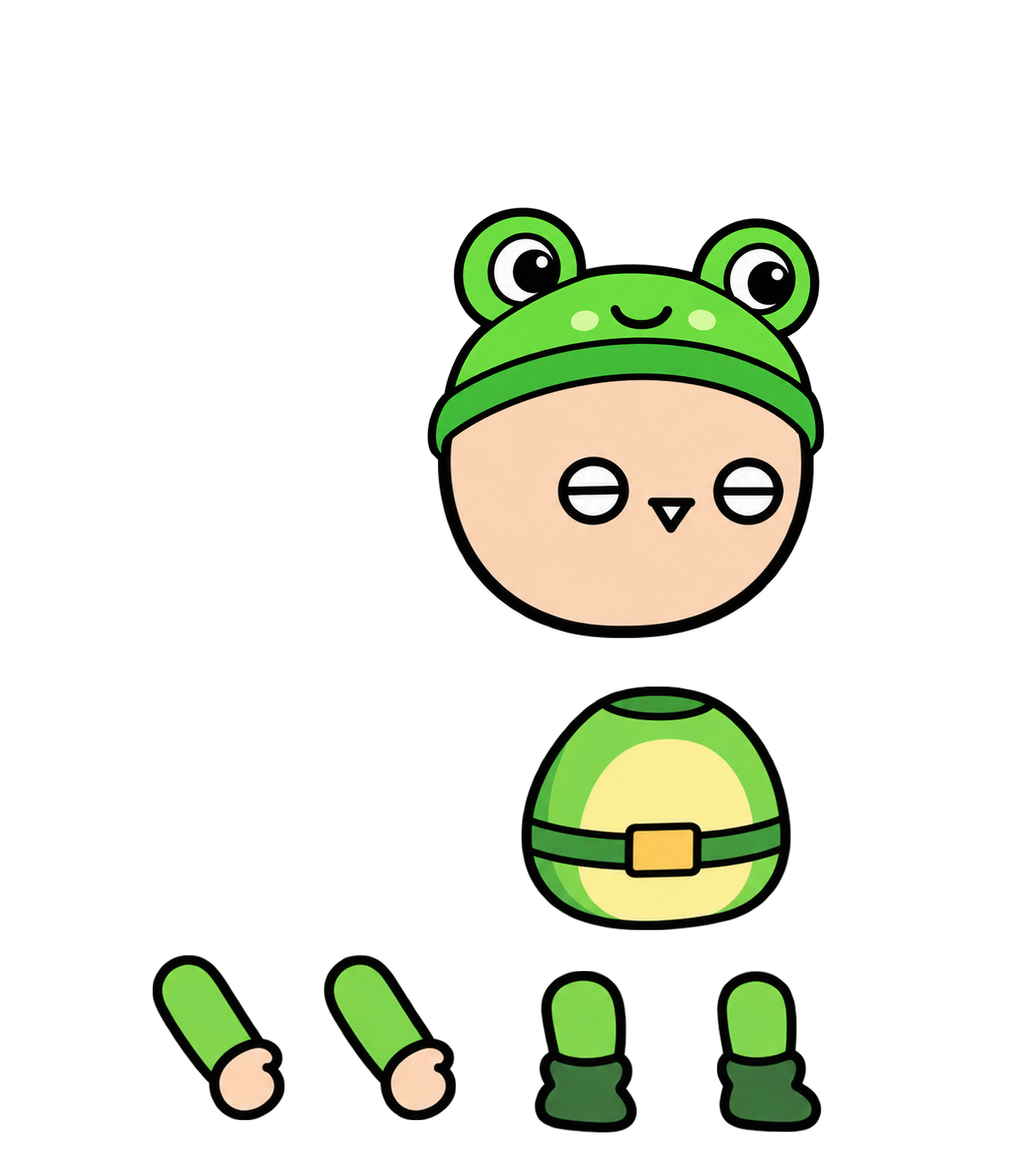
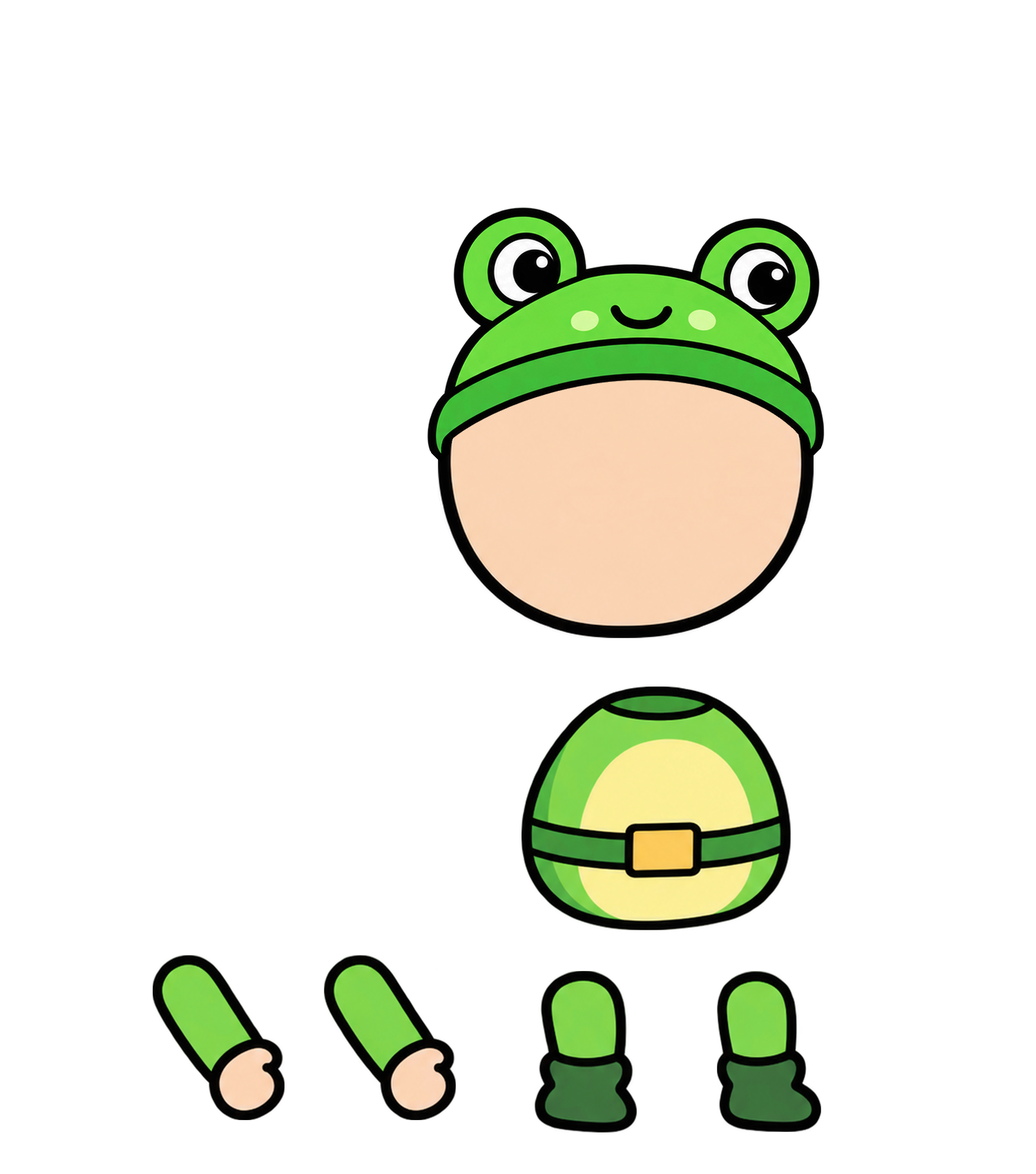
Before/after of a (1036, 1174) layered artwork. What changed in the layer stack:
painted on "머리" over box(549, 442, 801, 553)
